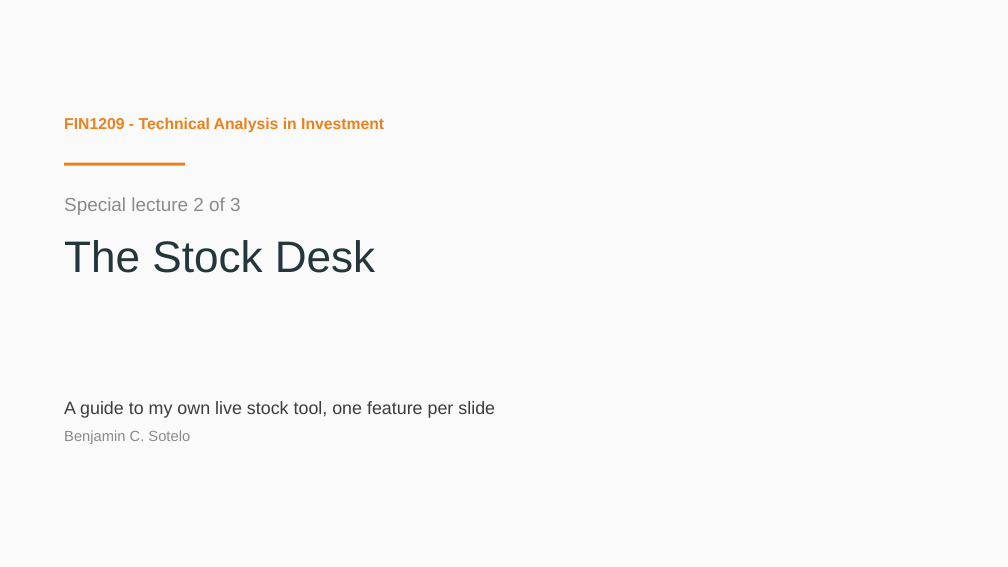
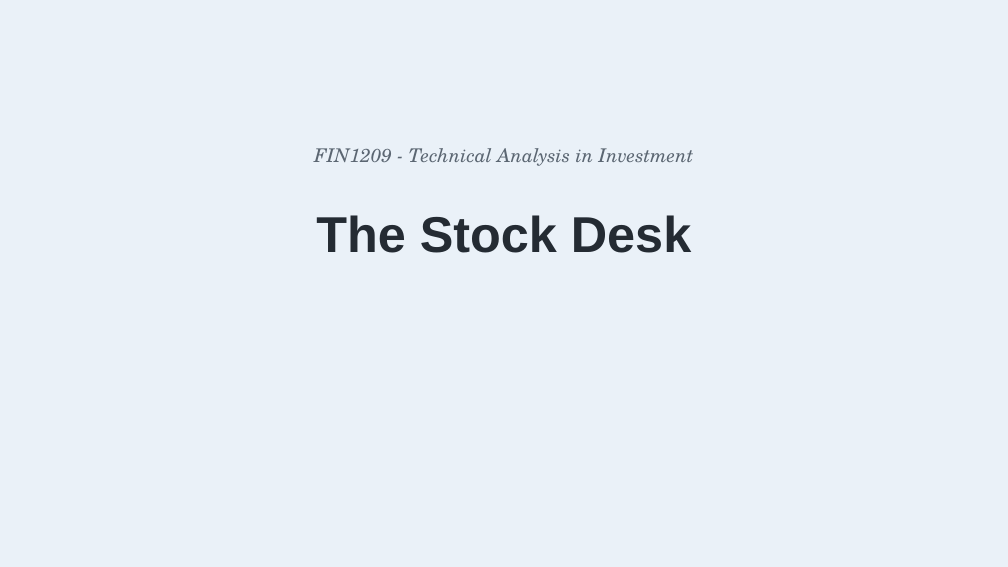
Before and after one commit to benjiesotelo-sudo/Telos_FIN1209, a slide deck: slide 1 of special-lecture/FIN1209-Special-Lecture-2-StockDesk.pptx. Drawn at 1008x567 pixels with LibreOffice and Linux fonts; fonts in the diff are those of the drawing. Boxes give left, top, right and bottom in pixels: in the first picture for what was removed or moved away, otherwise in the second. Text is boxed around its words. In the diff, an @@ line names an element or a change of style, - is before the commit and + after.

```diff
--- a/special-lecture/FIN1209-Special-Lecture-2-StockDesk.pptx
+++ b/special-lecture/FIN1209-Special-Lecture-2-StockDesk.pptx
@@ rectangle at bbox=[0, 0, 1008, 567]: fill #FAFAFA to #EAF1F8 @@
@@ text "FIN1209 - Technical Analysis in ...": place and size @@
-text "FIN1209 - Technical Analysis in ..." at bbox=[64, 117, 384, 133]
+text "FIN1209 - Technical Analysis in ..." at bbox=[314, 148, 694, 166]
@@ text "FIN1209 - Technical Analysis in ..." at bbox=[314, 148, 694, 166]: size 15 to 18 pt, font Arial to TeX Gyre Schola, text colour #EB811B to #5B6672, bold off, italic on; alignment left to centre @@
@@ rectangle removed at bbox=[64, 163, 185, 166] @@
@@ text at bbox=[64, 197, 241, 215]: paragraph removed @@
-Special lecture 2 of 3
@@ text "The Stock Desk": place and size @@
-text "The Stock Desk" at bbox=[64, 197, 375, 273]
+text "The Stock Desk" at bbox=[316, 215, 691, 253]
@@ text "The Stock Desk" at bbox=[316, 215, 691, 253]: size 42 to 48 pt, text colour #23373B to #242B33, bold on; alignment left to centre; line spacing 1.05 to 1.1; less space between paragraphs @@
@@ text removed at bbox=[64, 401, 495, 444] @@
-A guide to my own live stock tool, one feature per slide
-Benjamin C. Sotelo
```
Also in this commit, not shown: 3 other slides changed, 2 slides added, 13 slides removed, 1 other file.
